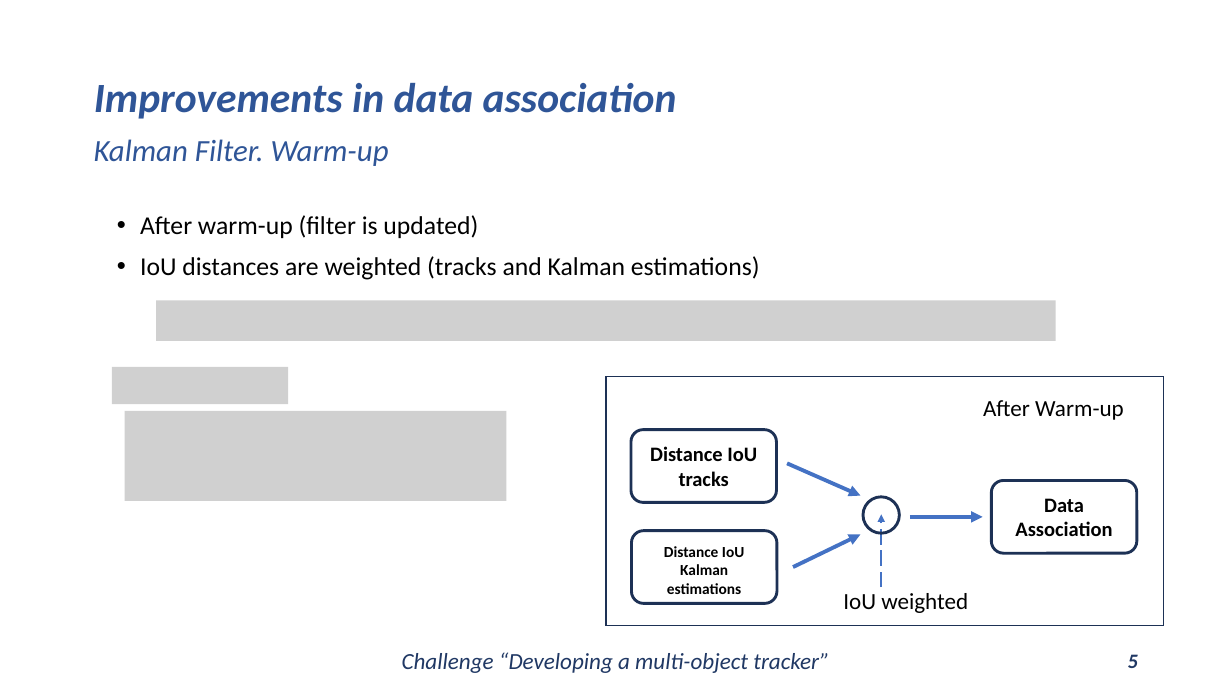
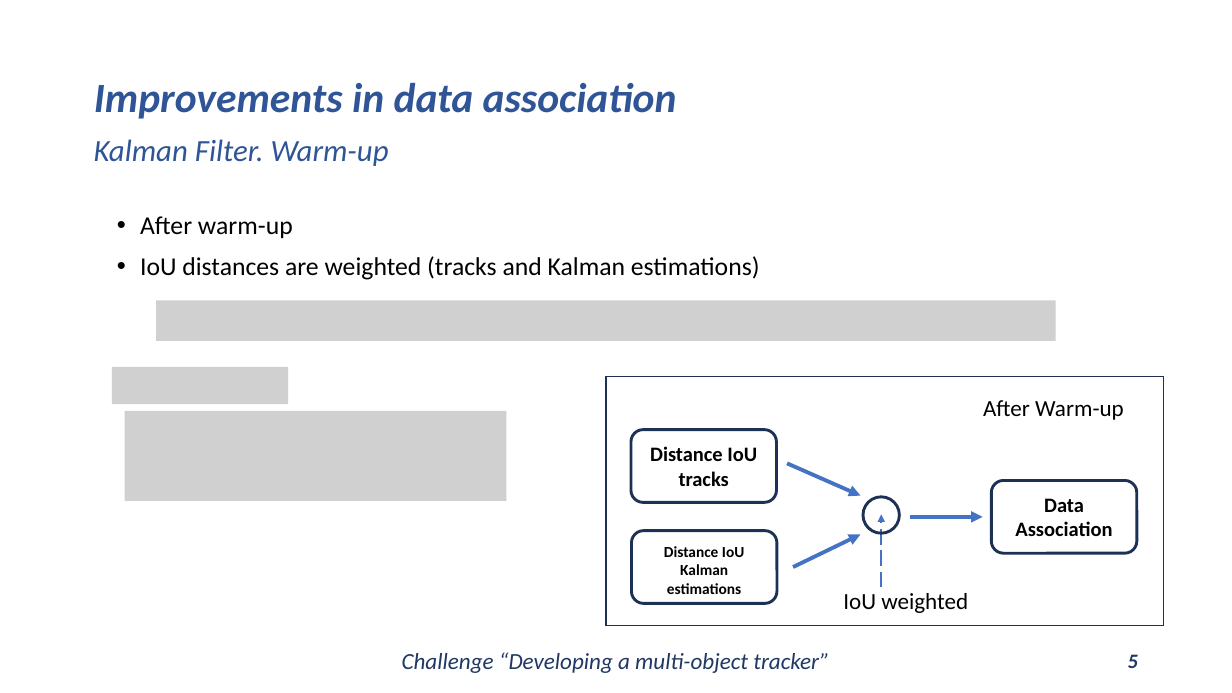
Before and after one commit to Javimh18/DL4VSP, a slide deck: slide 5 of dlvsp_challenge_material/challenge.pptx. Drawn at 1232x693 pixels with LibreOffice and Linux fonts; fonts in the diff are those of the drawing; grey boxes stand for pictures. Boxes give left, top, right and bottom in pixels: in the first picture for what was removed or moved away, otherwise in the second. Text is boxed around its words. In the diff, an @@ line names an element or a change of style, - is before the commit and + after.

```diff
--- a/dlvsp_challenge_material/challenge.pptx
+++ b/dlvsp_challenge_material/challenge.pptx
@@ subtitle at (140,216,293,238): text changed @@
-• After warm-up (filter is updated)
+• After warm-up
```
Also in this commit, not shown: 6 other slides changed.
